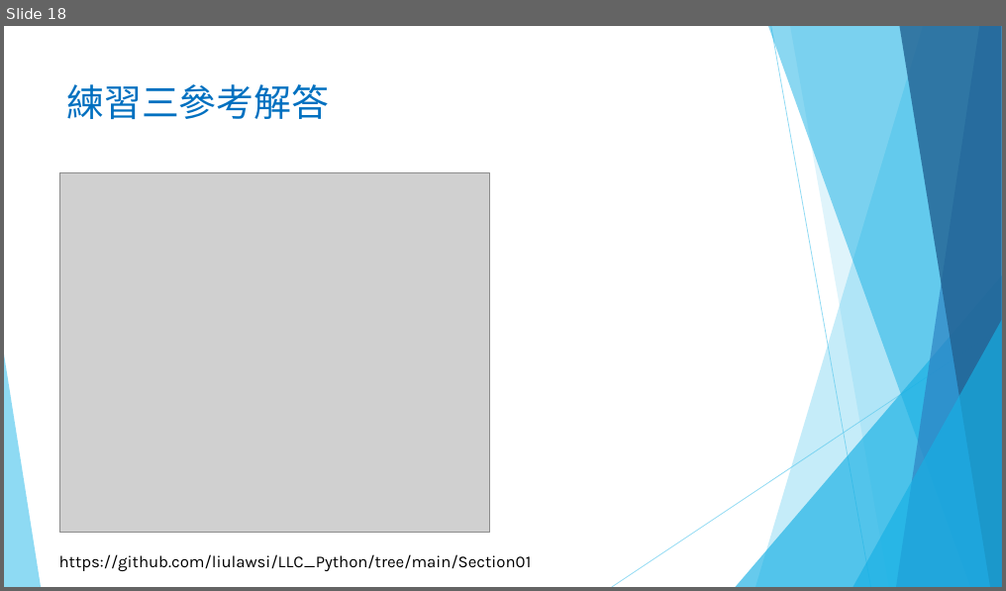
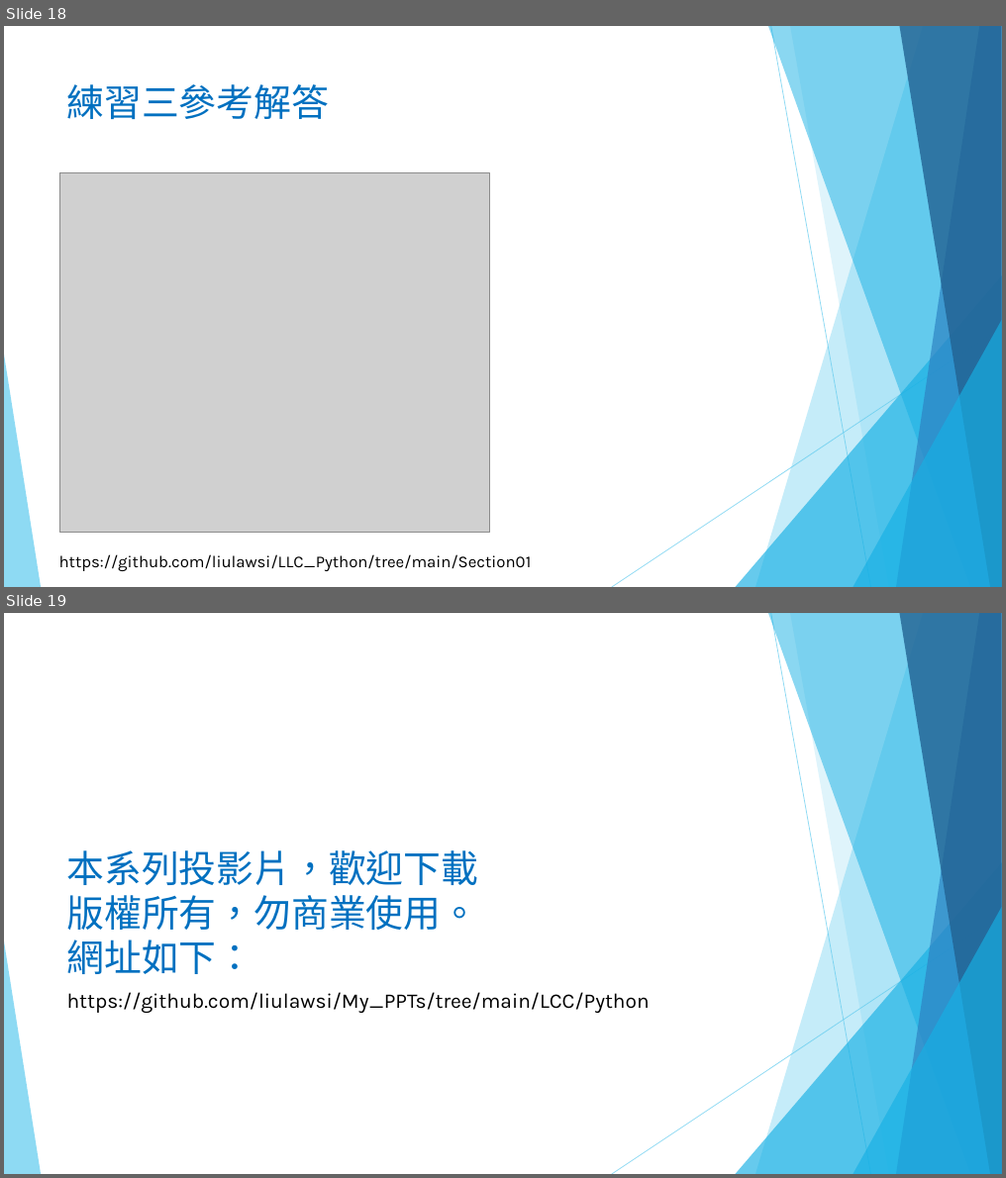
Before and after one commit to liulawsi/My_PPTs, a slide deck: LCC/Python/01_千里之行始於足下.pptx. Shown one above the other, each under a label of ours: slide 18 before the commit, slides 18 and 19 after it. The pictures are 1006x591 and 1006x1178 pixels, drawn with LibreOffice and Linux fonts; fonts in the diff are those of the drawing; grey boxes stand for pictures; background and template pictures are left out. Boxes give left, top, right and bottom in pixels: in the first picture for what was removed or moved away, otherwise in the second. Text is boxed around its words. In the diff, an @@ line names an element or a change of style, - is before the commit and + after.

```diff
--- a/LCC/Python/01_千里之行始於足下.pptx
+++ b/LCC/Python/01_千里之行始於足下.pptx
@@ slide 19 added at (x1=4, y1=613, x2=1002, y2=1174), background #FFFFFF; not listed: 10 template elements that a slide beside it also shows @@
@@ title added at (x1=67, y1=851, x2=479, y2=974), 36 pt, text #0070C0 @@
+本系列投影片，歡迎下載
+版權所有，勿商業使用。
+網址如下：
@@ text added at (x1=67, y1=992, x2=649, y2=1013), 20 pt, text #000000 @@
+https://github.com/liulawsi/My_PPTs/tree/main/LCC/Python
```
Also in this commit, not shown: 1 slide changed, 1 other file.
